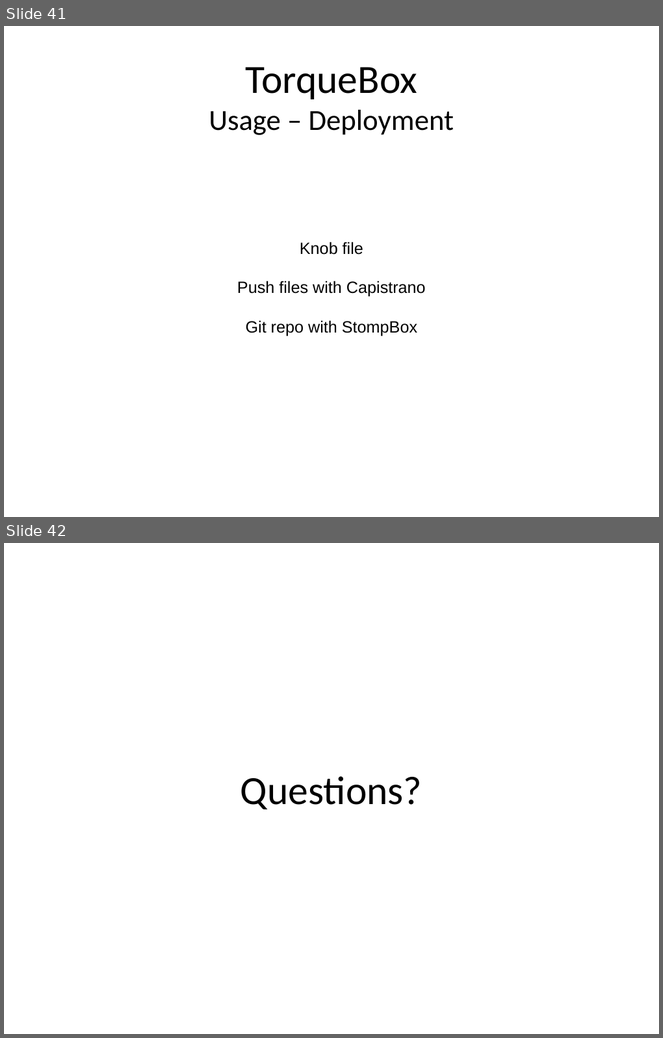
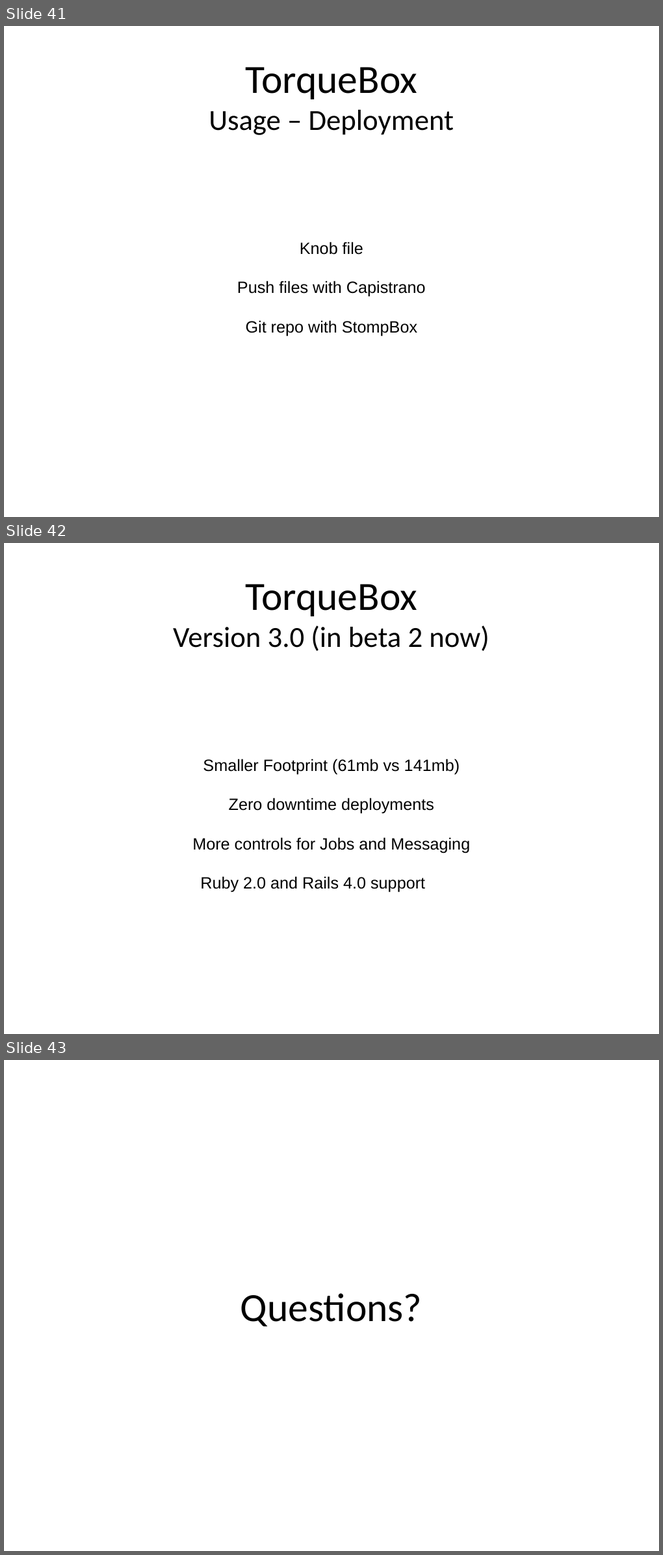
Before and after one commit to meadoch1/tbapp, a slide deck: ppt/JRuby Torquebox v2.odp. Shown one above the other, each under a label of ours: slides 41 and 42 before the commit, slides 41, 42 and 43 after it. The pictures are 663x1038 and 663x1555 pixels, drawn with LibreOffice and Linux fonts; fonts in the diff are those of the drawing. Boxes give left, top, right and bottom in pixels: in the first picture for what was removed or moved away, otherwise in the second. Text is boxed around its words. In the diff, an @@ line names an element or a change of style, - is before the commit and + after.

```diff
--- a/ppt/JRuby Torquebox v2.odp
+++ b/ppt/JRuby Torquebox v2.odp
@@ slide 42 added at (x1=4, y1=543, x2=659, y2=1034), background #FFFFFF @@
@@ title added at (x1=173, y1=584, x2=490, y2=651), 32 pt, text #000000 @@
+TorqueBox
+Version 3.0 (in beta 2 now)
@@ text added at (x1=192, y1=759, x2=470, y2=893), 18 pt, text #000000 @@
+Smaller Footprint (61mb vs 141mb)
+Zero downtime deployments
+More controls for Jobs and Messaging
+Ruby 2.0 and Rails 4.0 support
@@ what was slide 42 is now slide 43 @@
```
Also in this commit, not shown: 9 slides changed, 1 other file.
